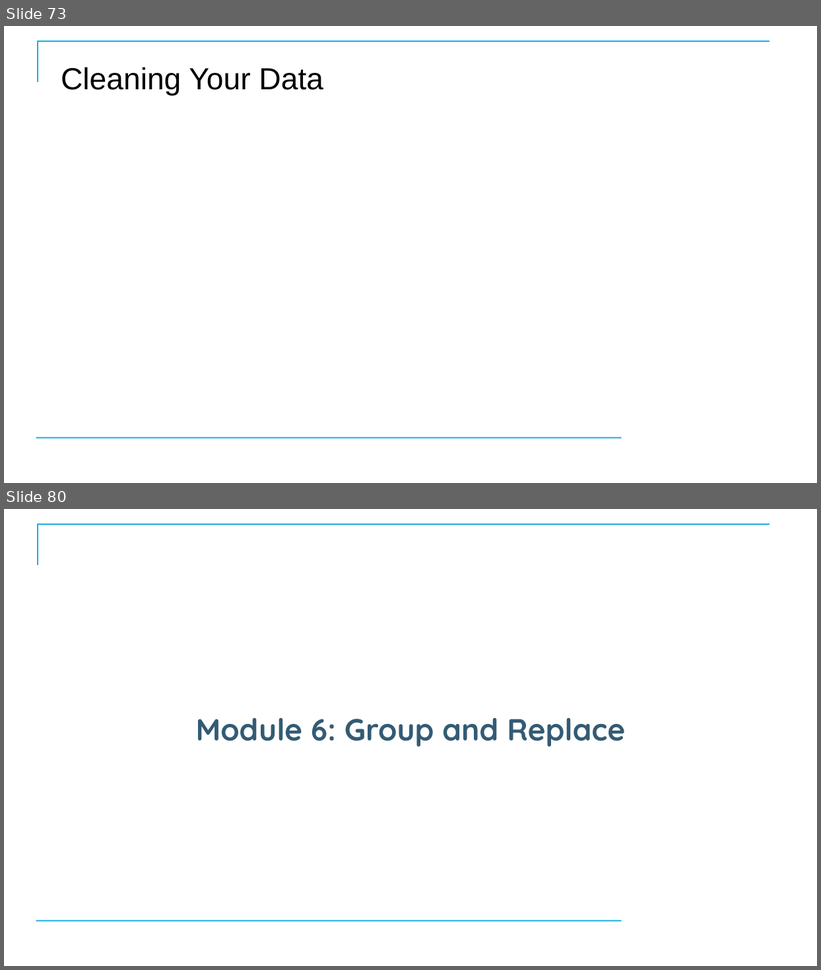
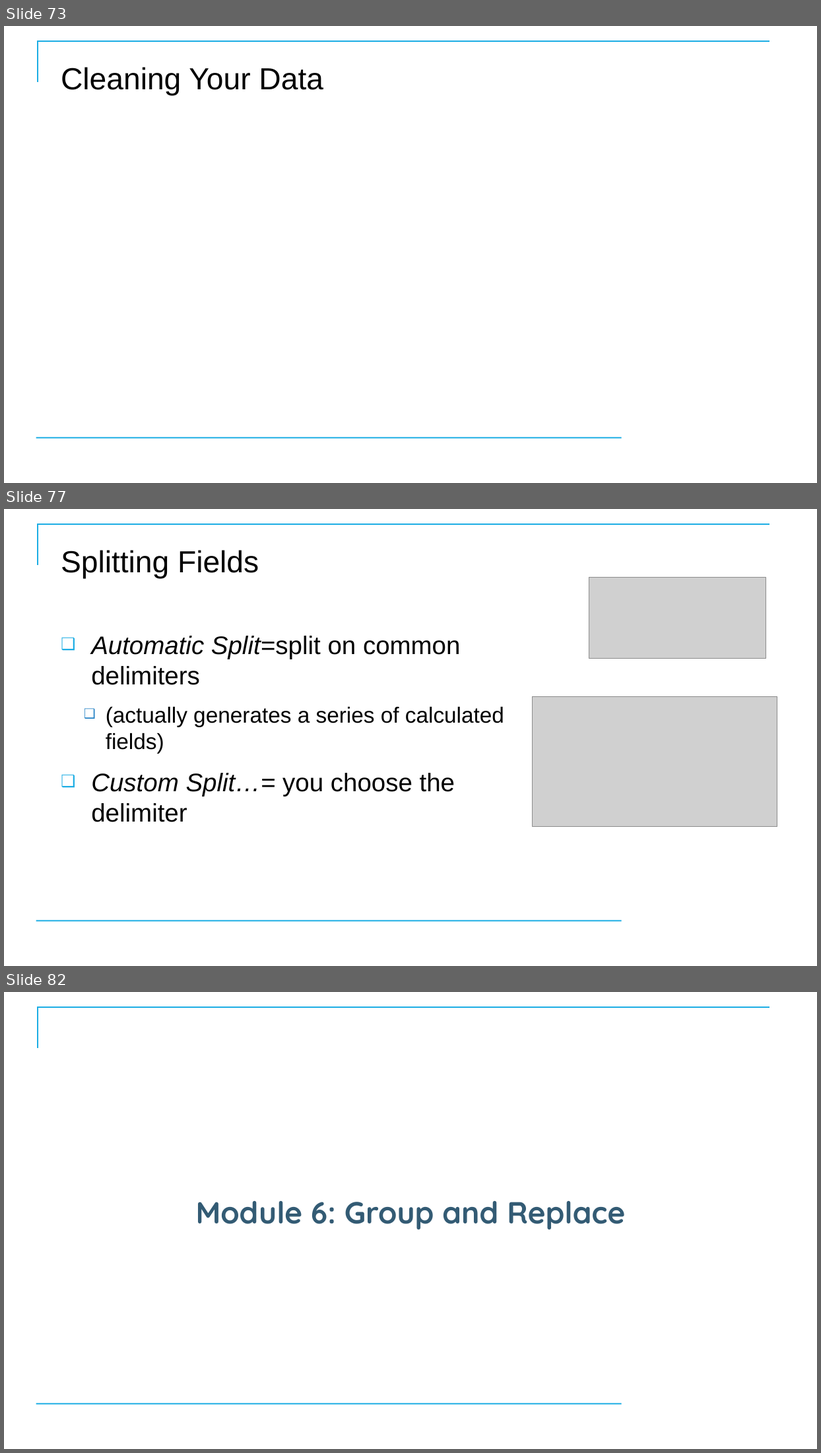
Before and after one commit to CostelloTechnicalConsulting/XTBP10---Tableau-Prep-Introduction, a slide deck: ppt/TableauPrepBuilderIntroV1_1.pptx. Shown one above the other, each under a label of ours: slides 73 and 80 before the commit, slides 73, 77 and 82 after it; the slides between them are not shown. The pictures are 821x970 and 821x1453 pixels, drawn with LibreOffice and Linux fonts; fonts in the diff are those of the drawing; grey boxes stand for pictures; background and template pictures are left out. Boxes give left, top, right and bottom in pixels: in the first picture for what was removed or moved away, otherwise in the second. Text is boxed around its words. In the diff, an @@ line names an element or a change of style, - is before the commit and + after.

```diff
--- a/ppt/TableauPrepBuilderIntroV1_1.pptx
+++ b/ppt/TableauPrepBuilderIntroV1_1.pptx
@@ slide 77 added at [4,509,817,966], background #FFFFFF; not listed: 2 template elements that a slide beside it also shows @@
@@ title added at [61,550,259,579], 36 pt, text #000000 @@
+Splitting Fields
@@ picture added at [589,578,766,658] @@
@@ text added at [91,636,504,823], 30 pt, text #000000 @@
+❑ Automatic Split=split on common delimiters
+  ❑ (actually generates a series of calculated fields)
+❑ Custom Split…= you choose the delimiter
@@ picture added at [533,697,778,827] @@
@@ what was slide 80 is now slide 82 @@
```
Also in this commit, not shown: 7 slides changed, 7 other slides added, 4 slides removed, 3 other files.
